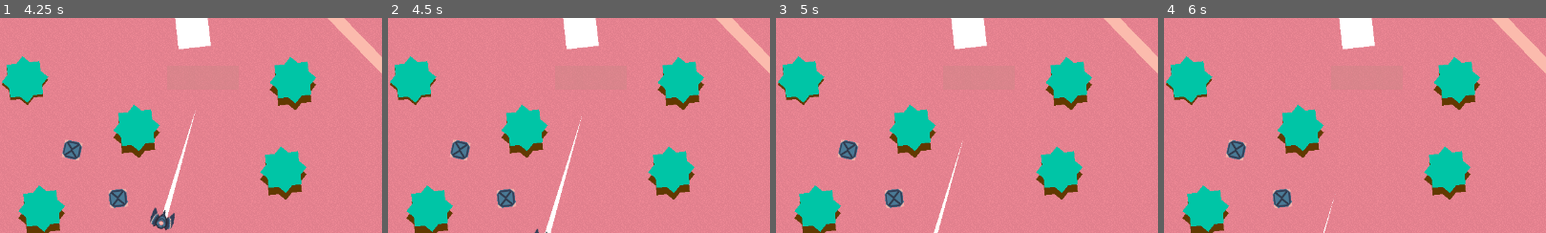
Above: before the commit, frames 1-4 (left to right).
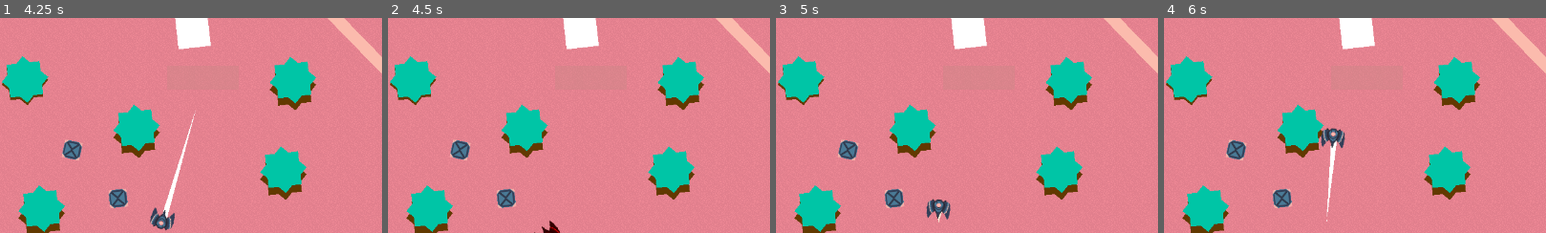
Above: after the commit, the same moments.

Repository: AstralStew/ProjectThornbury
Game: Godot game, scene res://Scenes/VFX.tscn
Same seed, same stepped clock (60 frames per second), same inputs: the game is played once before the commit and once after it. This scene is started directly instead of the project's main scene.
Inputs (mouse positions are % of the whole screen's width and height, from its top left):
- Up to frame 1 (4.25 s): tap Enter at 0.5 s; move the mouse to (72, 45) at 0.52 s; hold D (MoveRight) 0.53-1.25 s; hold Shift (Boost) 0.53-1.25 s; click (72, 45) at 0.67 s; drag from (30, 55) to (70, 68) at 1.27 s; move the mouse to (60, 28) at 2.02 s; hold D (MoveRight) 2.03-2.75 s; hold Shift (Boost) 2.03-2.75 s; drag from (45, 70) to (98, 6) at 2.77 s; move the mouse to (80, 65) at 3.52 s; hold A (MoveLeft) from 3.53 s (still down); hold Shift (Boost) from 3.53 s (still down)
- Up to frame 2 (4.5 s): release A (MoveLeft) at 4.25 s; release Shift (Boost) at 4.25 s; drag from (20, 35) to (66, 13) at 4.27 s
- Up to frame 3 (5 s): no input
- Up to frame 4 (6 s): move the mouse to (55, 50) at 5.02 s; hold S (MoveDown) 5.03-5.75 s; hold Shift (Boost) 5.03-5.75 s; click (55, 50) at 5.17 s; drag from (35, 25) to (52, 69) at 5.77 s
The pictures show only the part of the screen within x 0-50%, y 50-100%; the shares and areas given below are measured in that part.

Frame 1 is identical in both runs. In frame 2, 0.6% of the frame differs, in the area x 38-51%, y 45-100%; in frame 3, 0.7%; in frame 4, 0.8%, in the area x 41-48%, y 51-100%.

Commit message:
more tile stuff

Diff:
--- a/Scenes/VFX.tscn
+++ b/Scenes/VFX.tscn
@@ -25,13 +25,15 @@
 
 [sub_resource type="TileSet" id="TileSet_8kloc"]
 tile_size = Vector2i(40, 40)
-physics_layer_0/collision_layer = 1
+physics_layer_0/collision_layer = 16
+physics_layer_0/collision_mask = 0
 sources/0 = SubResource("TileSetAtlasSource_8da62")
 
 [node name="Node2D" type="Node2D" unique_id=1653713147]
 
 [node name="Ship" type="CharacterBody2D" parent="." unique_id=523255021]
 position = Vector2(331, 558)
+collision_mask = 16
 motion_mode = 1
 script = ExtResource("1_v7a8s")
 
Binary file changed: Assets/Images/Tilemaps/Test4x4.png
Not shown: 1 places in Configs/GameConfigManager.tres that only renumber resources
